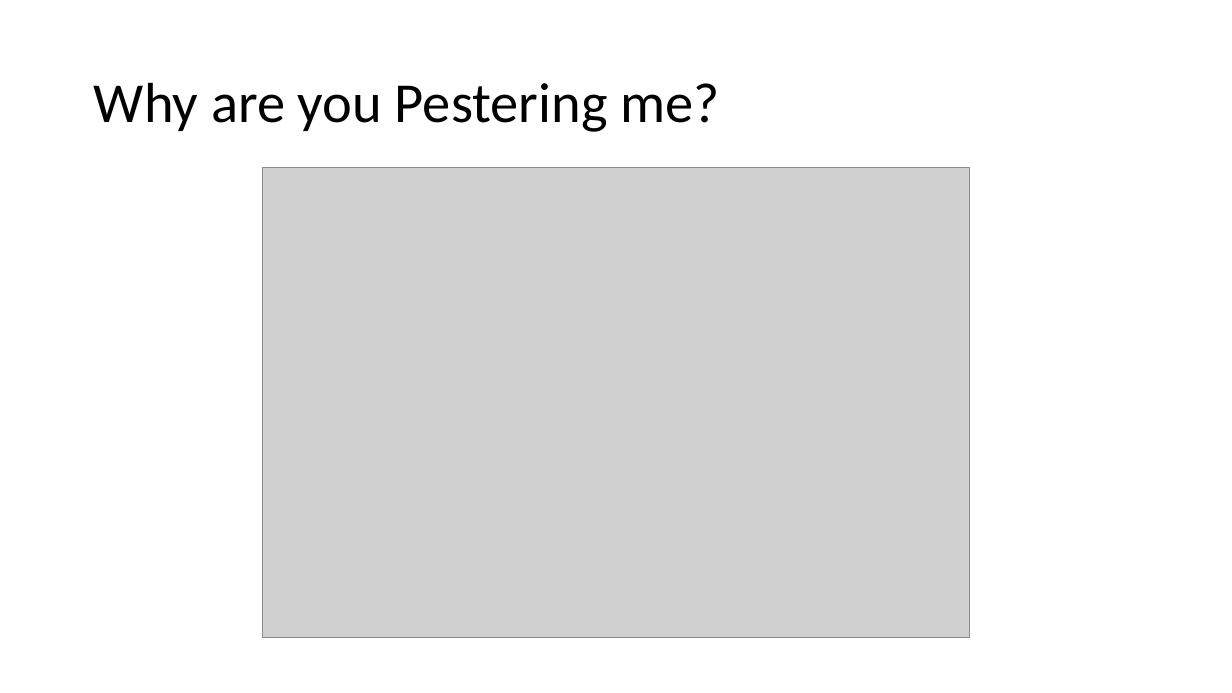
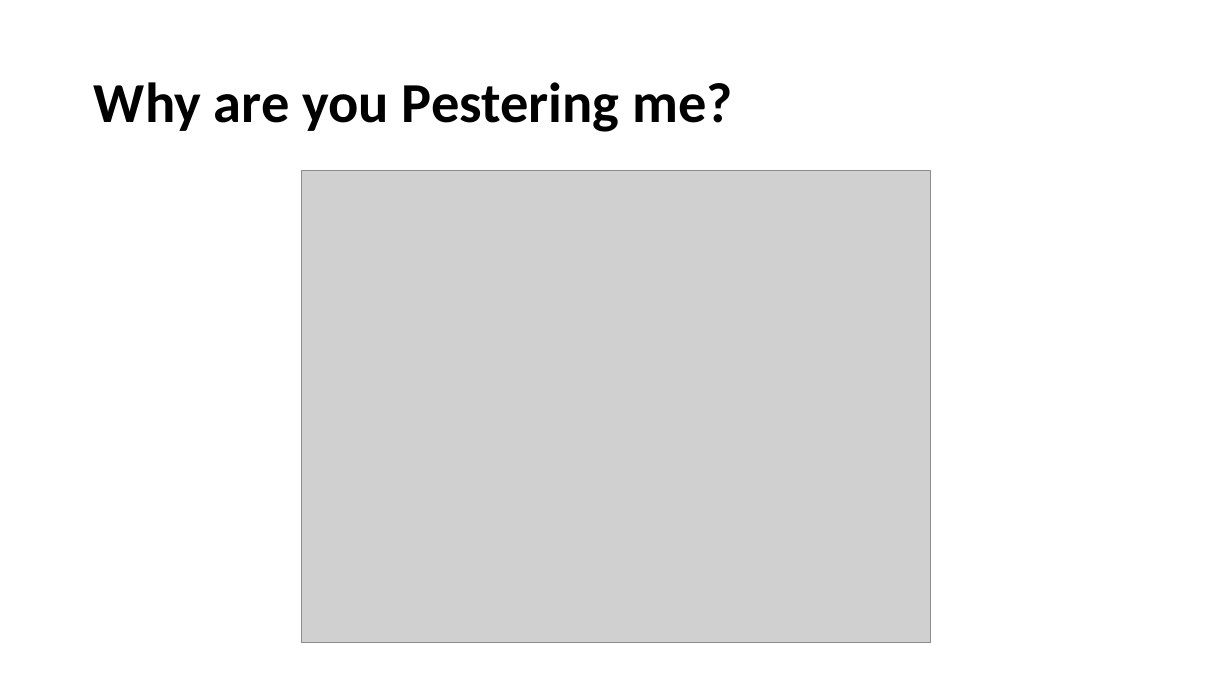
Before and after one commit to rockarruda/PesterSummitSession, a slide deck: slide 3 of Presentation/Summit-Pester.pptx. Drawn at 1232x693 pixels with LibreOffice and Linux fonts; fonts in the diff are those of the drawing; grey boxes stand for pictures; background and template pictures are left out. Boxes give left, top, right and bottom in pixels: in the first picture for what was removed or moved away, otherwise in the second. Text is boxed around its words. In the diff, an @@ line names an element or a change of style, - is before the commit and + after.

Commit message:
Updated Presentation, no copyright images

```diff
--- a/Presentation/Summit-Pester.pptx
+++ b/Presentation/Summit-Pester.pptx
@@ title "Why are you Pestering me?" at box(94, 82, 732, 132): bold on @@
@@ picture: place and size @@
-picture at box(262, 167, 970, 637)
+picture at box(301, 171, 931, 643)
```
Also in this commit, not shown: 5 other slides changed.
